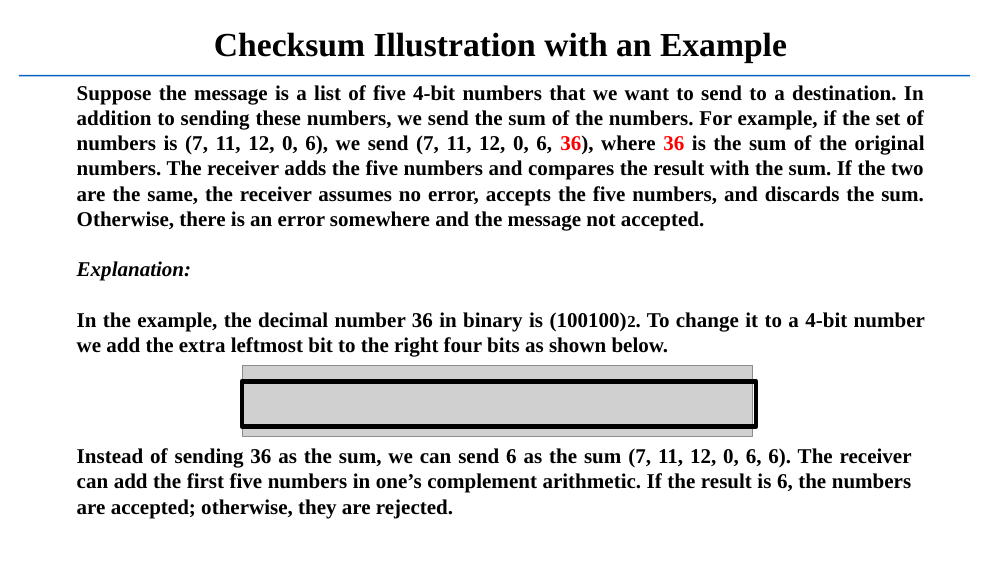
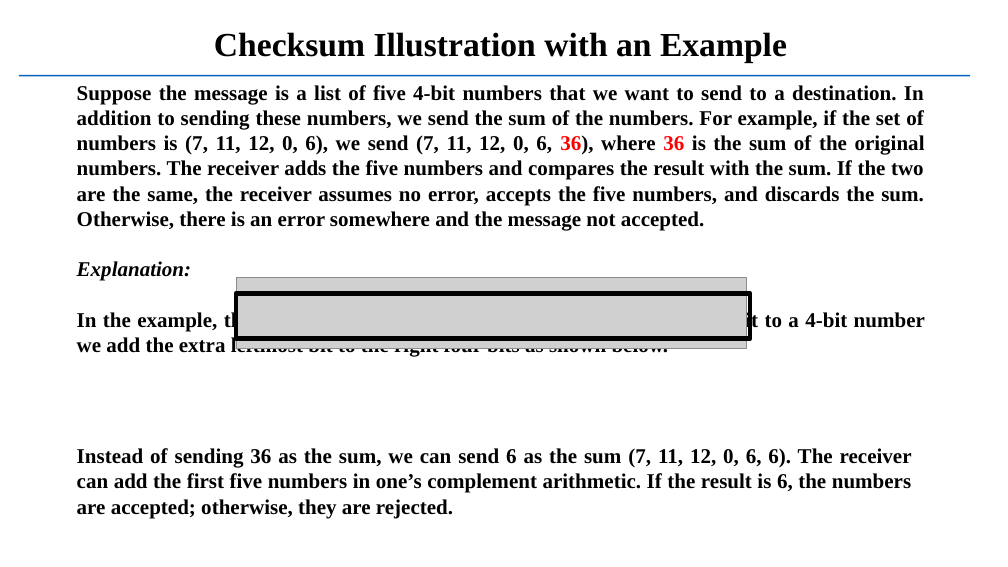
Before and after one commit to mehul79/SM, a slide deck: slide 17 of Sem-5/CN/Error correction and detection.pptx. Drawn at 1008x567 pixels with LibreOffice and Linux fonts; fonts in the diff are those of the drawing; grey boxes stand for pictures. Boxes give left, top, right and bottom in pixels: in the first picture for what was removed or moved away, otherwise in the second. Text is boxed around its words. In the diff, an @@ line names an element or a change of style, - is before the commit and + after.

```diff
--- a/Sem-5/CN/Error correction and detection.pptx
+++ b/Sem-5/CN/Error correction and detection.pptx
@@ picture moved from (x1=242, y1=365, x2=752, y2=436) to (x1=236, y1=278, x2=746, y2=349) @@
@@ rectangle moved from (x1=242, y1=381, x2=756, y2=426) to (x1=236, y1=293, x2=750, y2=339) @@
```
Also in this commit, not shown: 3 other slides changed, 18 other files.
